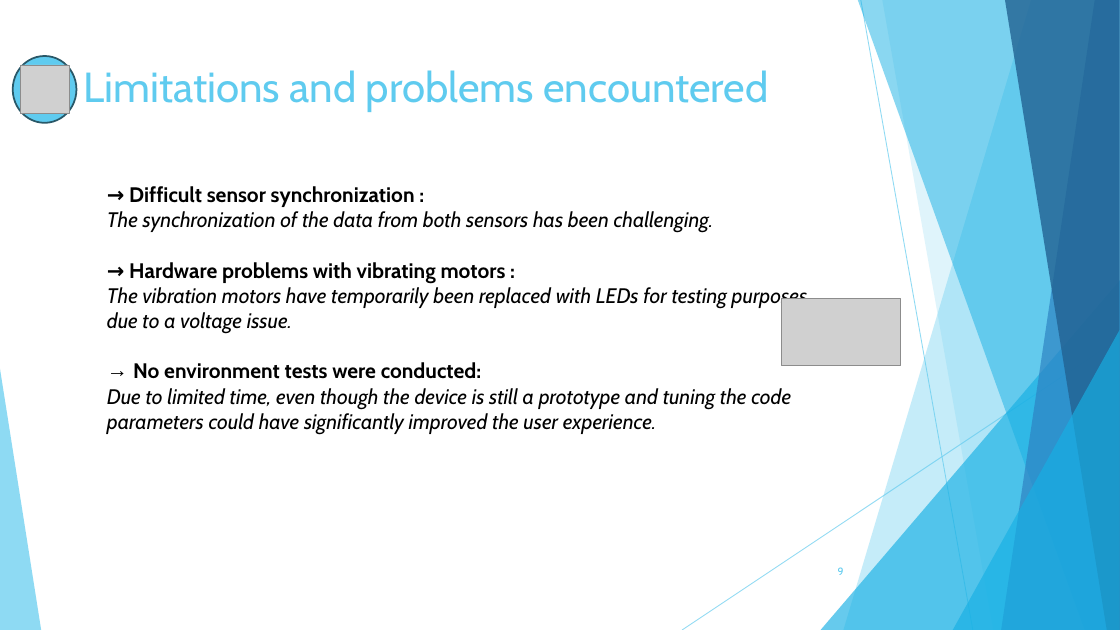
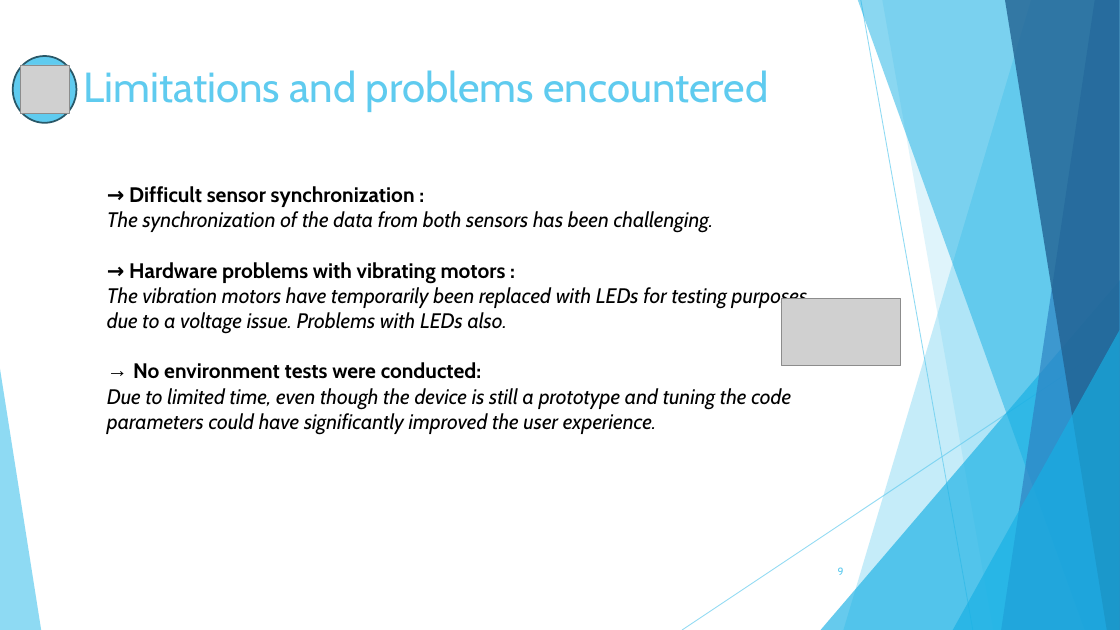
Before and after one commit to fstormacq/Master1-IIA-project, a slide deck: slide 9 of doc/Advanced Human Machine.pptx. Drawn at 1120x630 pixels with LibreOffice and Linux fonts; fonts in the diff are those of the drawing; grey boxes stand for pictures. Boxes give left, top, right and bottom in pixels: in the first picture for what was removed or moved away, otherwise in the second. Text is boxed around its words. In the diff, an @@ line names an element or a change of style, - is before the commit and + after.

```diff
--- a/doc/Advanced Human Machine.pptx
+++ b/doc/Advanced Human Machine.pptx
@@ text at (107, 287, 807, 334): text changed @@
-The vibration motors have temporarily been replaced with LEDs for testing purposes due to a voltage issue.
+The vibration motors have temporarily been replaced with LEDs for testing purposes due to a voltage issue. Problems with LEDs also.
```
Also in this commit, not shown: 8 other files.
